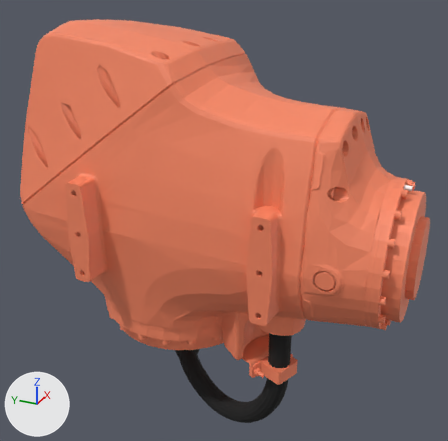
Before and after pictures for a commit that changed the OBJ model docs/public/sim/models/kuka_vcmx/KR_50_R2500/A3.obj.
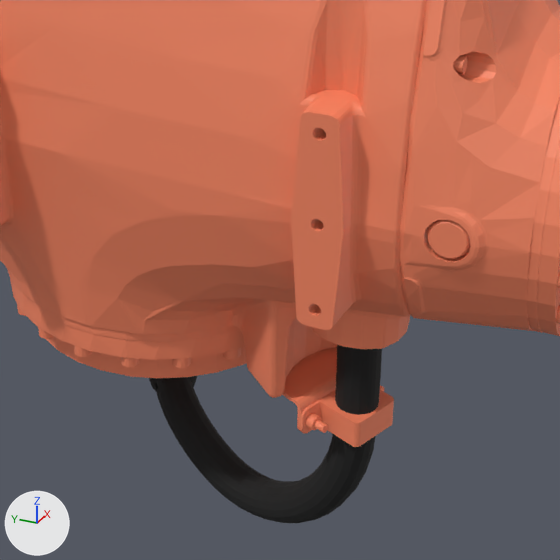
Each version is shown whole from a 50 mm camera at (-0.743, -0.4, 0.349) aimed at (0.003, -0.065, -0.025), then close up on the part from 22% to 85% of the width and 37% to 100% of the height. The axes (+X, +Y, +Z) are drawn at lower left. The lights are the same throughout. The last two pictures show the newer version. Where no turn or scale is listed for an object, it has been applied to the vertices. Vertices at exactly the same position are counted once.

Script lines for the objects in view, before the commit:
```python
me_a3 = bpy.data.meshes.new('A3')
me_a3.from_pydata(...)  # 10205 vertices, 18463 faces; spans x -0.162..0.159, y -0.347..0.203, z -0.328..0.246
# faces by material slot: [5903, 10516, 1729, 315]
me_a3.materials.append(mat_mat_0)  # orange #fb8965
me_a3.materials.append(mat_mat_1)  # orange #fb8965
me_a3.materials.append(mat_mat_2)  # black #161616
me_a3.materials.append(mat_mat_3)  # white #ffffff
ob_a3 = bpy.data.objects.new('A3', me_a3)
ob_a3.location = (0.0, 0.0, 0.0)
```
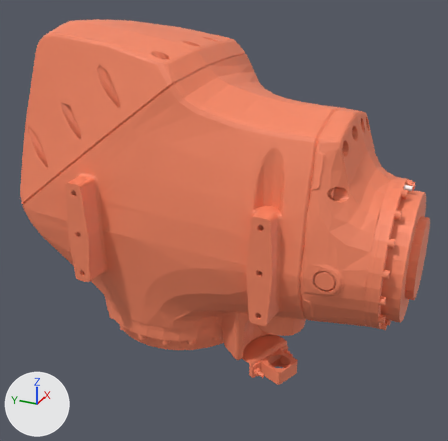
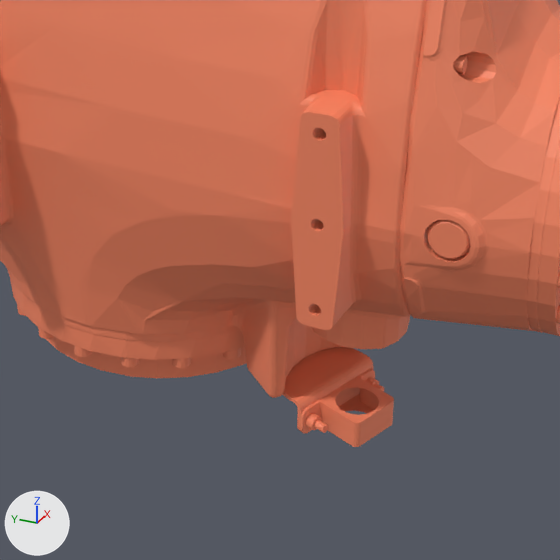
Pixel boxes (x1, y1, x2, y2) of what changed, in the close-ups (560 x 560 px):
'A3', reshaped
    before: (0, 0, 560, 523)
    after: (0, 0, 560, 447)
part 1 of me_a3, deleted (black)
    before: (149, 344, 382, 523)

The change, as a diff of the scene's bpy script:
```diff
--- a/docs/public/sim/models/kuka_vcmx/KR_50_R2500/A3.obj.py
+++ b/docs/public/sim/models/kuka_vcmx/KR_50_R2500/A3.obj.py
@@ me_a3 @@
 # used by ob_a3; location = (0.0, 0.0, 0.0)
-me_a3.from_pydata(...)  # 10205 vertices, 18463 faces; spans x -0.162..0.159, y -0.347..0.203, z -0.328..0.246
+me_a3.from_pydata(...)  # 9061 vertices, 16734 faces; spans x -0.162..0.159, y -0.347..0.203, z -0.201..0.246
+# me_a3 part 1: 1144 vertices removed from x -0.092..0.02, y -0.199..0.02, z -0.328..-0.117
 me_a3.materials.append(mat_mat_0)
 me_a3.materials.append(mat_mat_1)
-me_a3.materials.append(mat_mat_2)  # black #161616
 me_a3.materials.append(mat_mat_3)
```
